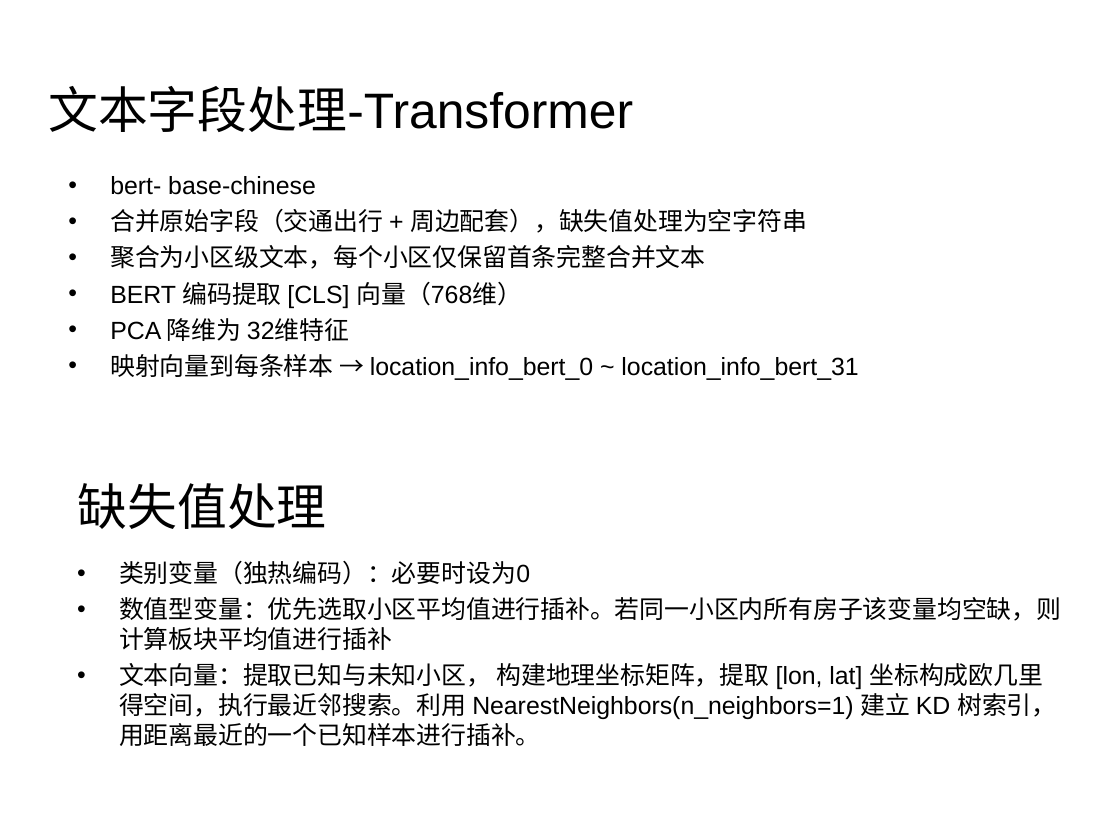
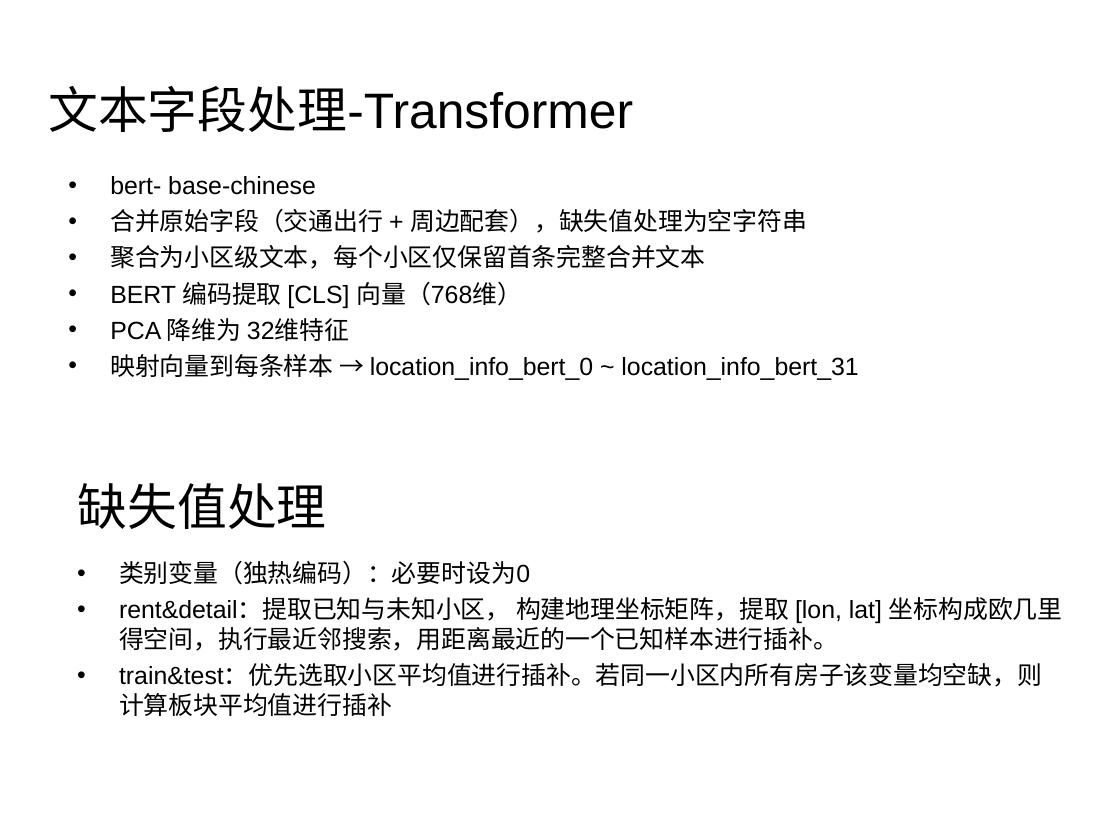
Before and after one commit to Quant-of-Renmin-University/QuantEcon2025_RUC, a slide deck: slide 3 of Homework/eng/2022202560/期末考试 2022202560 卢俊然.ppt. Drawn at 1120x840 pixels with LibreOffice and Linux fonts; fonts in the diff are those of the drawing. Boxes give left, top, right and bottom in pixels: in the first picture for what was removed or moved away, otherwise in the second. Text is boxed around its words. In the diff, an @@ line names an element or a change of style, - is before the commit and + after.

```diff
--- a/Homework/eng/2022202560/期末考试 2022202560 卢俊然.ppt
+++ b/Homework/eng/2022202560/期末考试 2022202560 卢俊然.ppt
@@ text at (119, 597, 1063, 716): text changed @@
-• 数值型变量：优先选取小区平均值进行插补。若同一小区内所有房子该变量均空缺，则计算板块平均值进行插补
-• 文本向量：提取已知与未知小区， 构建地理坐标矩阵，提取 [lon, lat] 坐标构成欧几里得空间，执行最近邻搜索。利用 NearestNeighbors(n_neighbors=1) 建立 KD 树索引，用距离最近的一个已知样本进行插补。
+• rent&detail：提取已知与未知小区， 构建地理坐标矩阵，提取 [lon, lat] 坐标构成欧几里得空间，执行最近邻搜索，用距离最近的一个已知样本进行插补。
+• train&test：优先选取小区平均值进行插补。若同一小区内所有房子该变量均空缺，则计算板块平均值进行插补
```
Also in this commit, not shown: 2 other slides changed.
